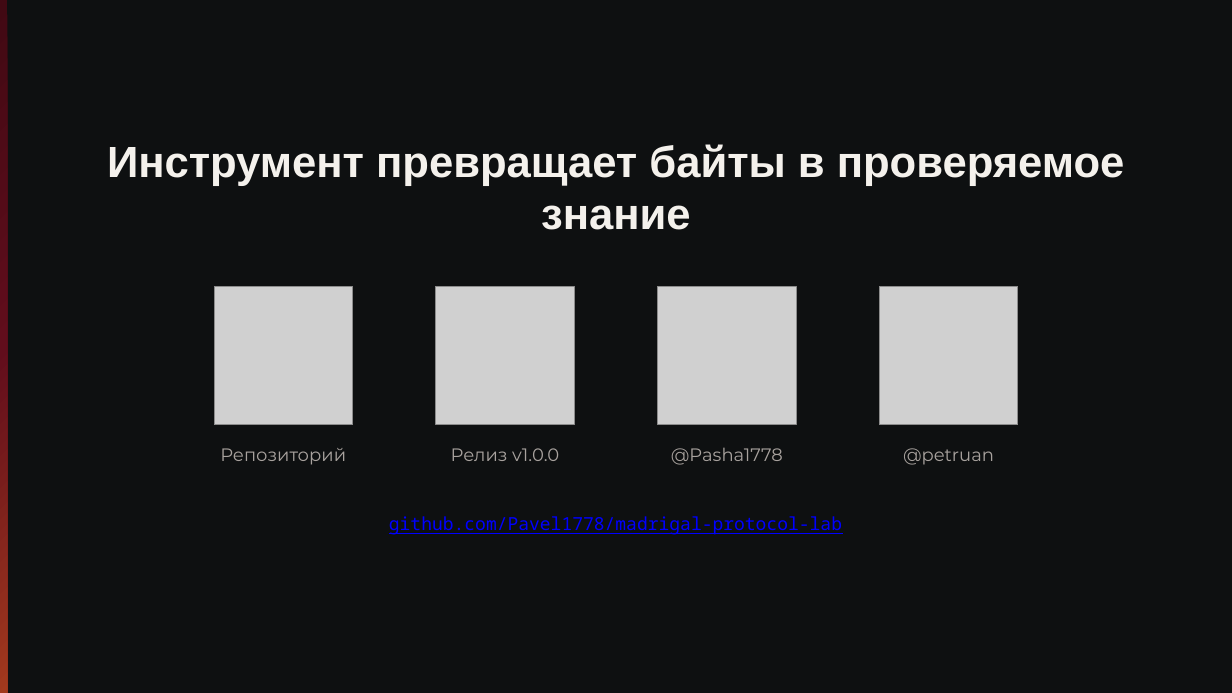
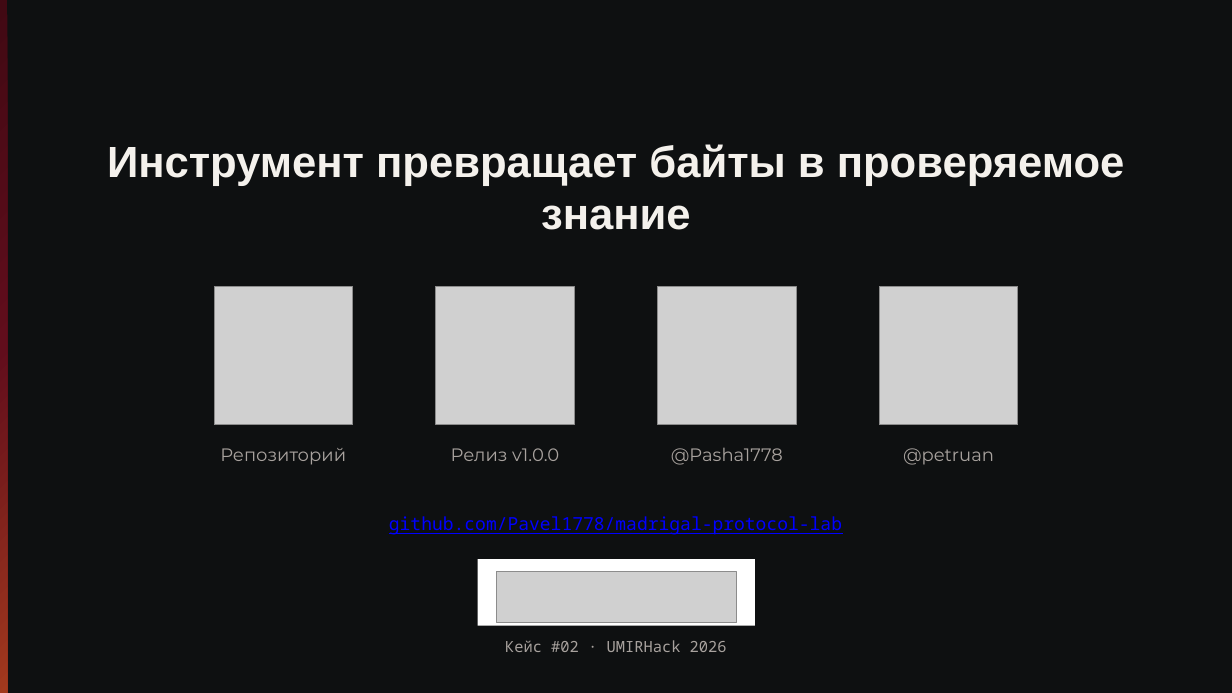
Before and after one commit to Pavel1778/madrigal-protocol-lab, a slide deck: slide 14 of presentation/slides.pptx (slide 19 before the commit). Drawn at 1232x693 pixels with LibreOffice and Linux fonts; fonts in the diff are those of the drawing; grey boxes stand for pictures. Boxes give left, top, right and bottom in pixels: in the first picture for what was removed or moved away, otherwise in the second. Text is boxed around its words. In the diff, an @@ line names an element or a change of style, - is before the commit and + after.

```diff
--- a/presentation/slides.pptx
+++ b/presentation/slides.pptx
@@ rectangle added at [478,559,755,626], fill #FFFFFF @@
@@ picture added at [496,572,737,622] @@
@@ text added at [505,640,727,652], 12 pt, text #A8A29E @@
+Кейс #02 · UMIRHack 2026
```
Also in this commit, not shown: 12 other slides changed, 1 slide added, 6 slides removed, 15 other files.
